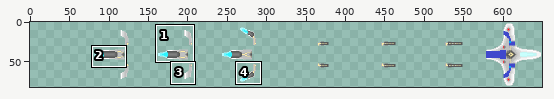
Two versions of one sprite sheet, game/Galaga Clone/Assets/Images/Ships/player-base.png. The first picture is a wide view before the edit; the outline marks the close-up.
Close-up. The starting point:
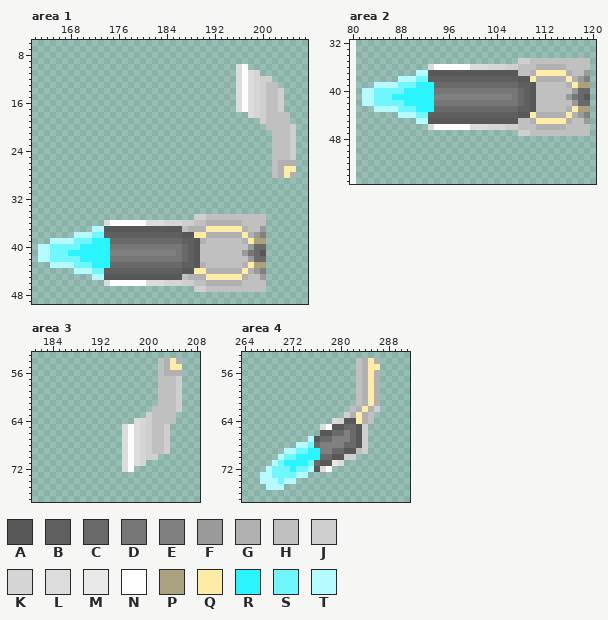
The file is 569x83 pixels. Pixels under 10% opacity are left out. Colours within 5 levels of each other are drawn and written as one. Shown: area 1: x 162..207, y 6..49; area 2: x 80..120, y 32..55; area 3: x 181..208, y 53..77; area 4: x 264..291, y 53..77. The old version is drawn lined up with the new one, on the new canvas. The commit also changed other parts of the picture, which this record leaves out.
Palette (. is transparent): A #585858  B #5f5f5f  C #696969  D #777777  E #808080  F #9a9a9a  G #b1b1b1  H #c0c0c0  J #cfcfcf  K #d5d5d5  L #dcdcdc  M #e9e9e9  N #ffffff  P #aaa27f  Q #fdeca6  R #2af5ff  S #70f7fe  T #b5fafe
Pixels before, area 1, first column x 163:
10 .................................LN........
11 .................................LNLK......
12 .................................LNLKJJ....
13 .................................LNLKJHH...
14 .................................LNLKJHHJ..
15 .................................LNLKJHHJ..
16 .................................LNLKJHHJ..
17 .................................LNLKJHHJ..
18 ...................................LKJHHHH.
19 .....................................JHHHH.
20 ......................................HHHHJ
21 .......................................HHHJ
22 .......................................HHHJ
23 .......................................HHHJ
24 .......................................HHHJ
25 .......................................HHHJ
26 .......................................HGGG
27 .......................................HGQQ
28 .......................................HGQG
29 ...........................................
30 ...........................................
31 ...........................................
32 ...........................................
33 ...........................................
34 ...........................................
35 ..........................JJHHHHHHHHHH.....
36 ...........LNNNNNNLLLKKKJJHHGGGGGGHHHH.....
37 .........TTAAAAAAAAAAAAAHGGGQQQQQQGHHF.....
38 ......TTTSSBBBBBBBBBBBBBAAQQGGGGGGQGFE.....
39 ..TTTTSSSRRRCCCCCCCCCCCCBBAGHHHHHHGQPP.....
40 TTSSSSSRRRRRDDDDDDDDDDDDCBAHHHHHHHHFCC.....
41 TTSSSRRRRRRREEEEEEEEEEEDCBAHHHHHHHFDCA.....
42 TTSSSSSRRRRRDDDDDDDDDDDDCBAHHHHHHHHFCC.....
43 ..TTTTSSSRRRCCCCCCCCCCCCBBAGHHHHHHGQPP.....
44 ......TTTSSBBBBBBBBBBBBBAAQQGGGGGGQGFE.....
45 .........TTAAAAAAAAAAAAAHGGGQQQQQQGHHF.....
46 ...........LNNNNNNLLLKKKJJHHGGGGGGHHHH.....
47 ..........................JJHHHHHHHHHH.....
Pixels before, area 2, first column x 82:
35 ..........................JJHHHHHHHHHH
36 ...........LNNNNNNLLLKKKJJHHHGGGGGHHHH
37 .........TTAAAAAAAAAAAAAAAHHGQQQQQGHHF
38 ......TTTSSBBBBBBBBBBBBBBBAAQGGGGGQGFE
39 ..TTTTSSSRRRCCCCCCCCCCCCCCBBAHHHHHGQPP
40 TTSSSSSRRRRRDDDDDDDDDDDDDDCBAHHHHHHFCC
41 TTSSSRRRRRRREEEEEEEEEEEEEDCBAHHHHHFDCA
42 TTSSSSSRRRRRDDDDDDDDDDDDDDCBAHHHHHHFCC
43 ..TTTTSSSRRRCCCCCCCCCCCCCCBBAHHHHHGQPP
44 ......TTTSSBBBBBBBBBBBBBBBAAQGGGGGQGFE
45 .........TTAAAAAAAAAAAAAAAHHGQQQQQGHHF
46 ...........LNNNNNNLLLKKKJJHHHGGGGGHHHH
47 ..........................JJHHHHHHHHHH
Pixels before, area 3, first column x 196:
54 ......HGQG
55 ......HGQQ
56 ......HGGG
57 ......HHHJ
58 ......HHHJ
59 ......HHHJ
60 ......HHHJ
61 ......HHHJ
62 .....HHHHJ
63 ....JHHHH.
64 ..LKJHHHH.
65 LNLKJHHJ..
66 LNLKJHHJ..
67 LNLKJHHJ..
68 LNLKJHHJ..
69 LNLKJHHJ..
70 LNLKJJ....
71 LNLK......
72 LN........
Pixels before, area 4, first column x 267:
54 ................HGQG
55 ................HGQQ
56 ................HGQG
57 ................HGQG
58 ................HGQG
59 ................HGQG
60 ................HGQG
61 ................HGQG
62 ...............HGQGJ
63 ..............JGQGH.
64 ............LKAAQGH.
65 ..........LNAACCAJ..
66 ..........AACCECAJ..
67 ........TACCEEECAJ..
68 ......TTSCEEEECCAJ..
69 ....TTSSRREECCAAHJ..
70 ...TSSRRRRCCAAJJ....
71 ..TSRRRRSCAAML......
72 .TSSSRSSTALN........
73 TTSSSSTT............
74 TTTSTT..............
75 .TTT................
The result:
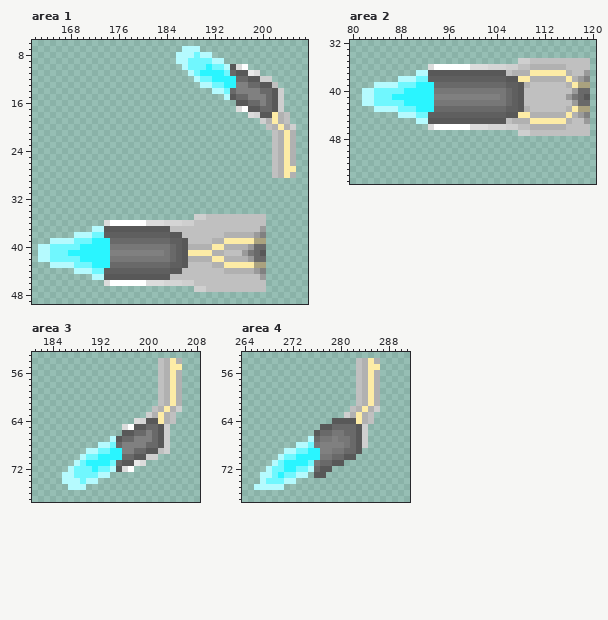
What changed:
canvas 569x83 -> 650x83, the old top-left corner now at 81,0
Changed rows in their new state; - is an unchanged pixel.
Area 1:
first column x 186:
 7 -TTT----------------
 8 TTTSTT--------------
 9 TTSSSSTT------------
10 -TSSSRSSTA----------
11 --TSRRRRSCAAML------
12 ---TSSRRRRCCAA------
13 ----TTSSRREECCAA----
14 ------TTSCEEEECCA---
15 --------TACCEEECA---
16 ----------AACCECA---
17 ------------AACCA---
18 --------------AAQG--
19 ---------------GQG--
20 ----------------GQG-
21 -----------------GQG
22 -----------------GQG
23 -----------------GQG
24 -----------------GQG
25 -----------------GQG
26 ------------------Q-
first column x 184:
36 -------HHHHHH-
37 -HH-HHHHHHHHHH
38 -AAHHHHHHH---G
39 -BBAHHH-GGQQQQ
40 -CBAGGGGQQGGGG
41 DCBAQQQQGG----
42 -CBAGGGGQQGGGG
43 -BBAHHH-GGQQQQ
44 -AAHHHHHHH---G
45 -HH-HHHHHHHHHH
46 -------HHHHHH-
Area 2:
first column x 105:
36 -----G
37 -HGGGQ
38 -AAQQG
39 -BBAGH
40 -CBAHH
41 DCBAHH
42 -CBAHH
43 -BBAGH
44 -AAQQG
45 -HGGGQ
46 -----G
Area 3:
first column x 186:
56 ------------------Q-
57 -----------------GQG
58 -----------------GQG
59 -----------------GQG
60 -----------------GQG
61 -----------------GQG
62 ----------------GQG-
63 ---------------GQG--
64 --------------AAQG--
65 ------------AACCA---
66 ----------AACCECA---
67 --------TACCEEECA---
68 ------TTSCEEEECCA---
69 ----TTSSRREECCAA----
70 ---TSSRRRRCCAA------
71 --TSRRRRSCAAML------
72 -TSSSRSSTA----------
73 TTSSSSTT------------
74 TTTSTT--------------
75 -TTT----------------
Area 4:
first column x 266:
64 -------------AA----
65 -----------AACC----
66 ----------ACCDDC---
67 ----------CDD-DD---
68 ----------D----D---
69 -------------DDCCA.
70 -----------DDCCAA--
71 ----------DCCAA----
72 -----R----CAA------
73 ----R-----AA-------
74 --SS---------------
75 TT-----------------
Changed places in both close-ups, as pixel boxes (x1, y1, x2, y2):
changed: (176, 46, 296, 166)
changed: (164, 220, 248, 286)
changed: (500, 64, 536, 130)
changed: (62, 370, 182, 490)
changed: (314, 418, 368, 478)
changed: (254, 466, 290, 490)
